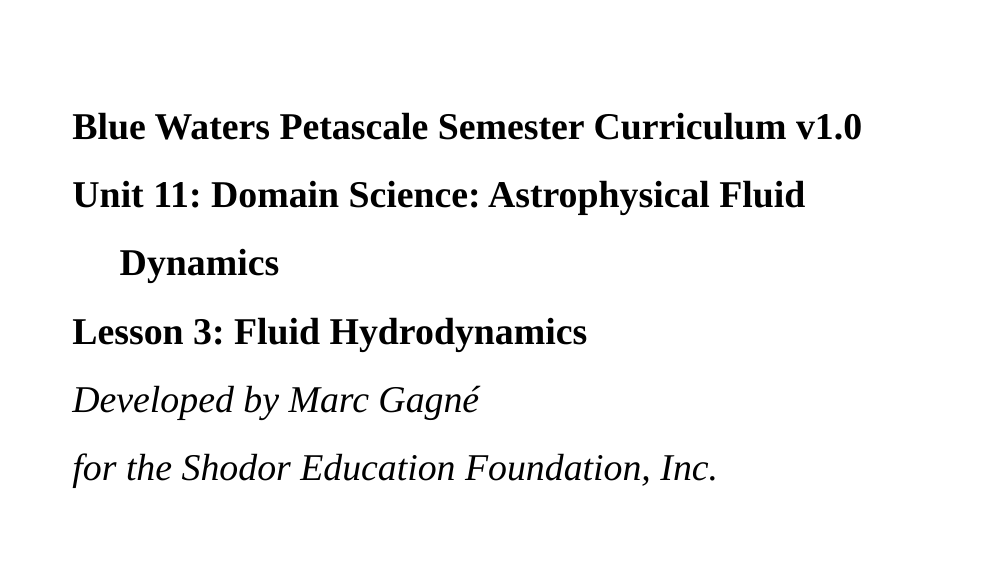
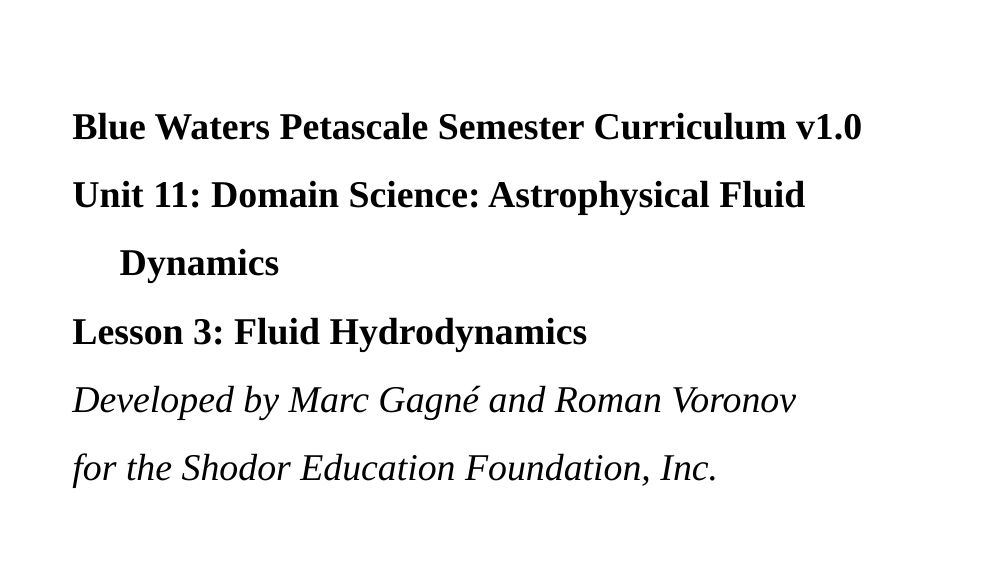
Before and after one commit to shodor-education/petascale-semester-curriculum, a slide deck: slide 1 of units/11/lessons/3/resources/petascale-lesson-11.3-slides.pptx. Drawn at 1008x567 pixels with LibreOffice and Linux fonts; fonts in the diff are those of the drawing. Boxes give left, top, right and bottom in pixels: in the first picture for what was removed or moved away, otherwise in the second. Text is boxed around its words. In the diff, an @@ line names an element or a change of style, - is before the commit and + after.

Commit message:
Add attributions for Roman

```diff
--- a/units/11/lessons/3/resources/petascale-lesson-11.3-slides.pptx
+++ b/units/11/lessons/3/resources/petascale-lesson-11.3-slides.pptx
@@ title at (x1=72, y1=112, x2=862, y2=488): text changed @@
-Blue Waters Petascale Semester Curriculum v1.0
-Unit 11: Domain Science: Astrophysical Fluid
-Dynamics
-Lesson 3: Fluid Hydrodynamics
-Developed by Marc Gagné
-for the Shodor Education Foundation, Inc.
+Blue Waters Petascale Semester Curriculum v1.0
+Unit 11: Domain Science: Astrophysical Fluid
+Dynamics
+Lesson 3: Fluid Hydrodynamics
+Developed by Marc Gagné and Roman Voronov
+for the Shodor Education Foundation, Inc.
```
Also in this commit, not shown: 10 other files.
